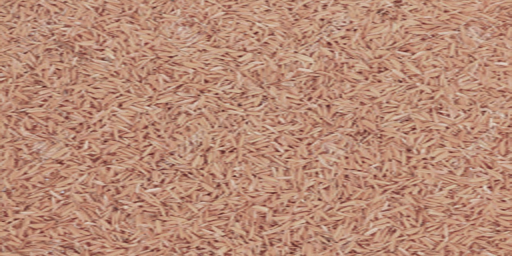
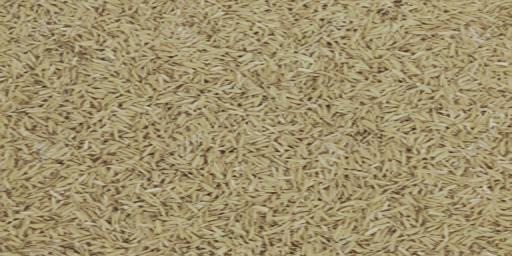
The second (512, 256) image is a revision of the first. Changes to its layers:
painted on "Capa 3" over [0,0,512,256]
